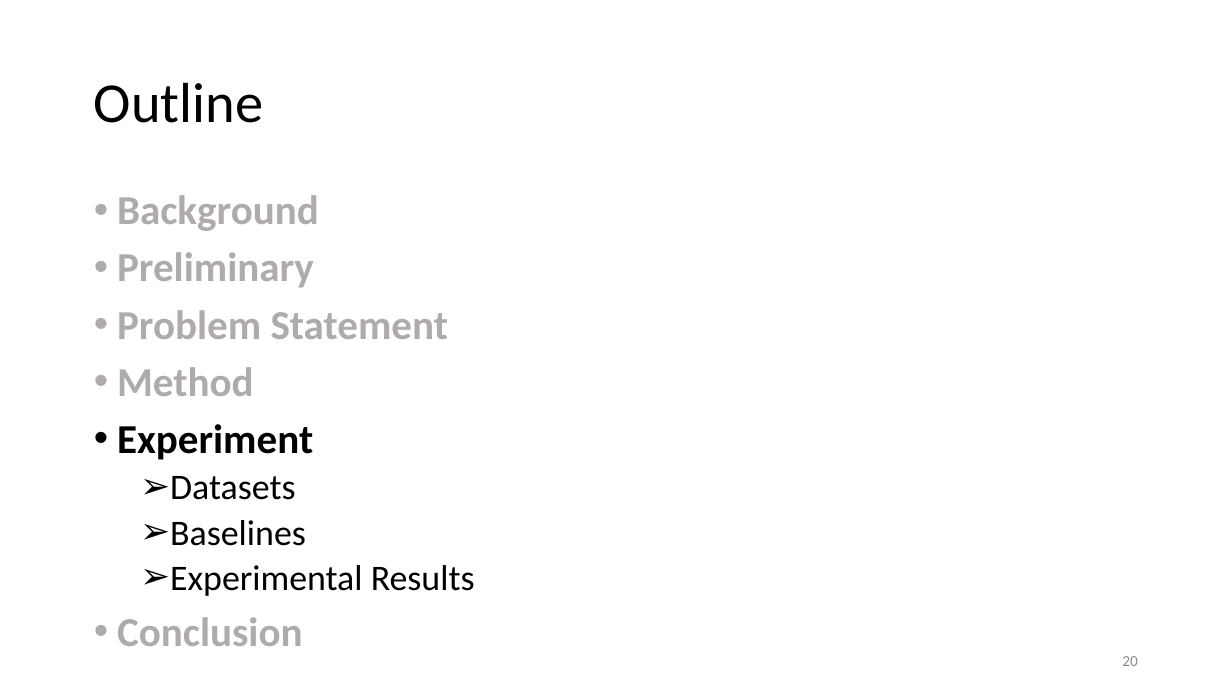
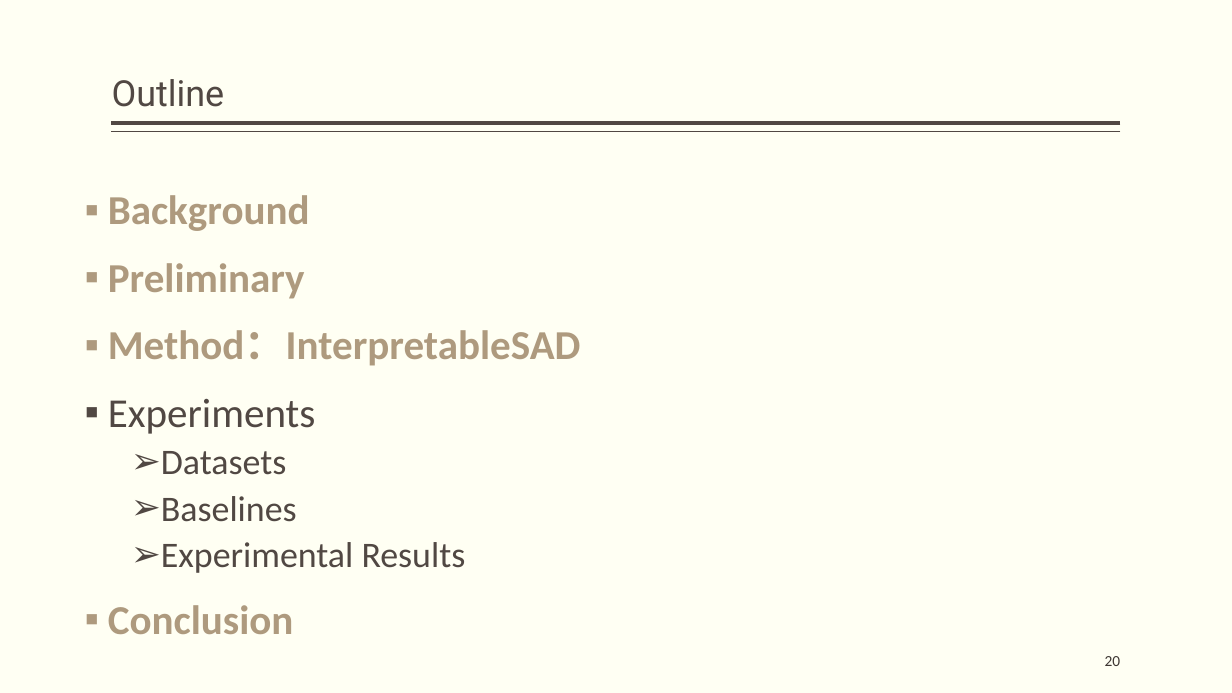
Before and after one commit to hanxiao0607/others, a slide deck: slide 20 of InterpretableSAD.pptx. Drawn at 1232x693 pixels with LibreOffice and Linux fonts; fonts in the diff are those of the drawing. Boxes give left, top, right and bottom in pixels: in the first picture for what was removed or moved away, otherwise in the second. Text is boxed around its words. In the diff, an @@ line names an element or a change of style, - is before the commit and + after.

```diff
--- a/InterpretableSAD.pptx
+++ b/InterpretableSAD.pptx
@@ background #FFFFFF to #FFFFF3 @@
@@ title "Outline": place and size @@
-title "Outline" at <box>94,82,263,123</box>
+title "Outline" at <box>112,79,225,107</box>
@@ title "Outline" at <box>112,79,225,107</box>: size 44 to 28 pt, font Calibri to Roboto, text colour #000000 to #514843; vertical alignment middle to bottom @@
@@ line added from (1121, 123) to (112, 123), #514843 3 pt @@
@@ line added from (1121, 132) to (112, 132), #514843 1 pt @@
@@ text at <box>108,195,466,634</box>: text colour #AFABAB to #AE9A7E, letter outline none to #FFFFFF 0.75 pt in "Background", "Preliminary", "Conclusion"; text colour #000000 to #514843 in "Datasets", "Baselines", "Experimental Results"; bullet • to ▪; more space between paragraphs @@
@@ text at <box>108,330,581,434</box>: text changed; text colour #AFABAB to #AE9A7E @@
-• Problem Statement
-• Method
-• Experiment
+▪ Method：InterpretableSAD
+▪ Experiments
@@ page number: place and size @@
-page number at <box>1122,656,1138,666</box>
+page number at <box>1105,656,1121,666</box>
@@ page number at <box>1105,656,1121,666</box>: text colour #8C8C8C to #3D3632 @@
```
Also in this commit, not shown: 25 other slides changed, 5 slides added, 5 slides removed, 1 other file.
